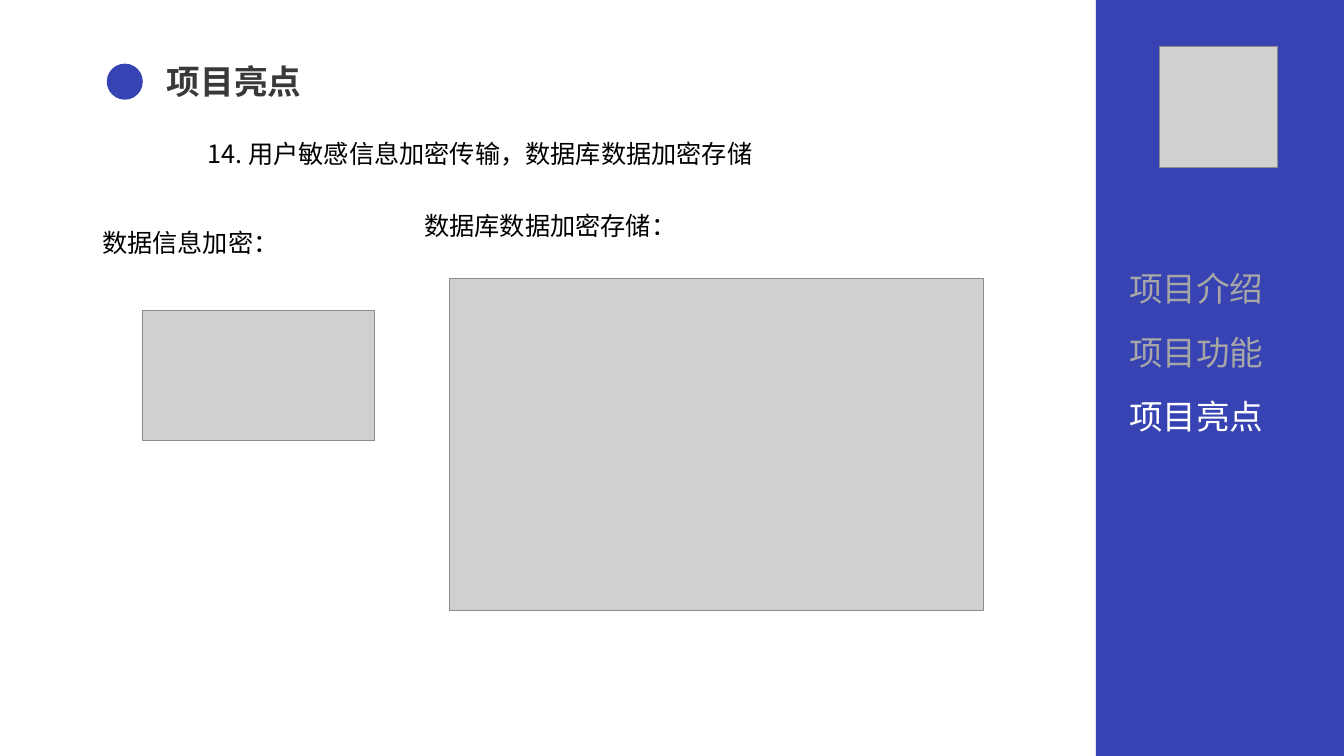
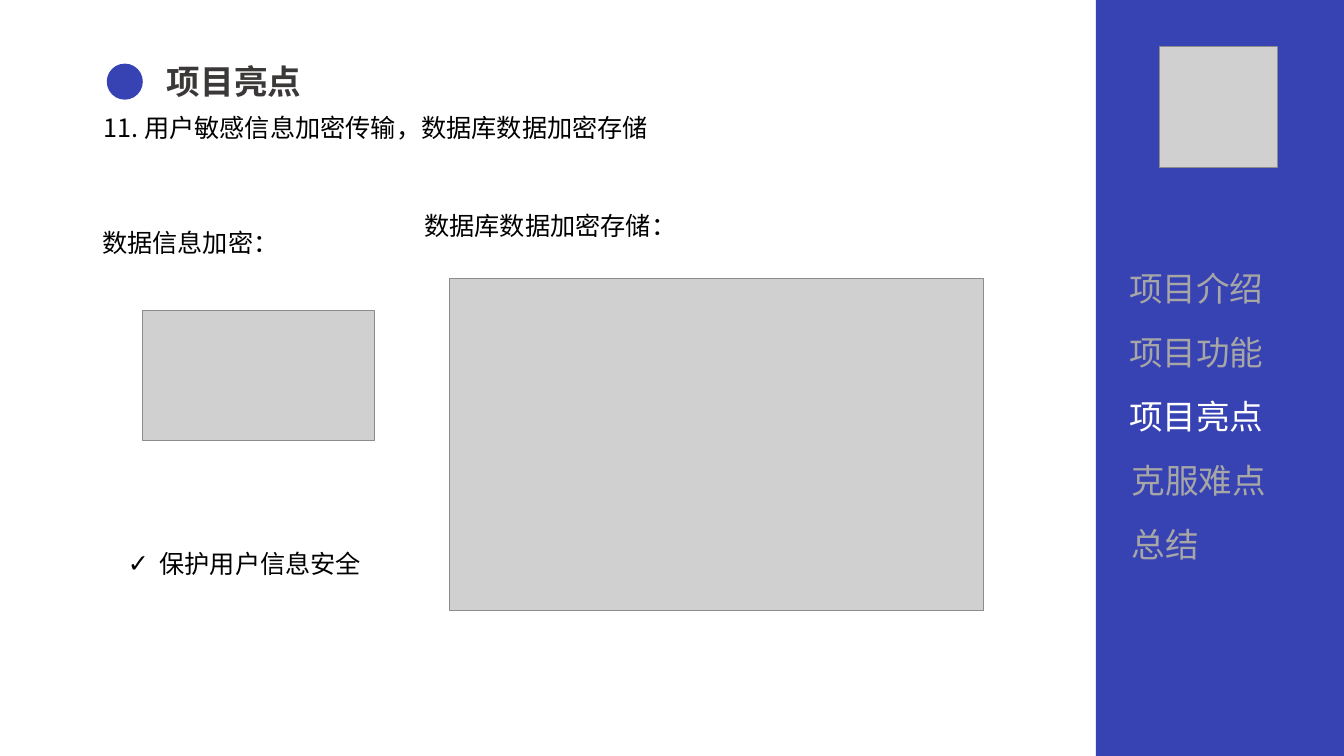
Before and after one commit to lldw05/QGAssessment2023Spring, a slide deck: slide 14 of Final/答辩PPT.pptx (slide 16 before the commit). Drawn at 1344x756 pixels with LibreOffice and Linux fonts; fonts in the diff are those of the drawing; grey boxes stand for pictures. Boxes give left, top, right and bottom in pixels: in the first picture for what was removed or moved away, otherwise in the second. Text is boxed around its words. In the diff, an @@ line names an element or a change of style, - is before the commit and + after.

```diff
--- a/Final/答辩PPT.pptx
+++ b/Final/答辩PPT.pptx
@@ text at <box>103,115,648,140</box>: text changed @@
-14. 用户敏感信息加密传输，数据库数据加密存储
+11. 用户敏感信息加密传输，数据库数据加密存储
@@ text added at <box>1132,465,1266,496</box>, 24 pt, text #A6A6A6 @@
+克服难点
@@ text added at <box>1132,529,1199,560</box>, 24 pt, text #A6A6A6 @@
+总结
@@ text added at <box>159,551,361,575</box>, 18 pt, text #000000 @@
+✓ 保护用户信息安全
```
Also in this commit, not shown: 9 other slides changed, 4 slides added, 3 slides removed, 1 other file.
